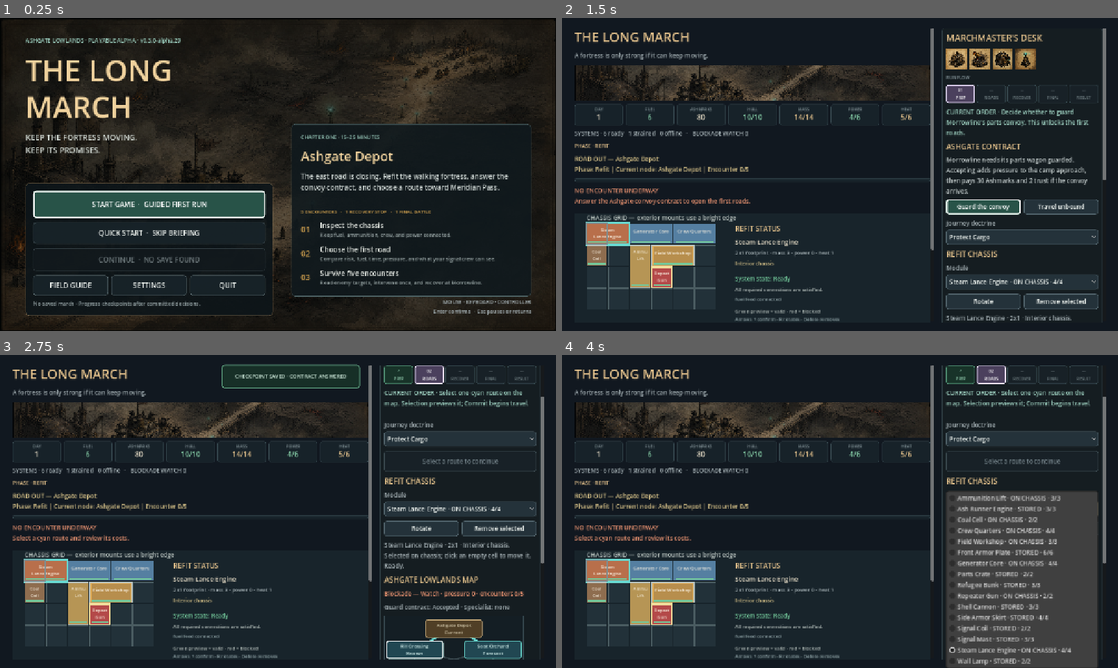
Above: before the commit, frames 1-4 (two rows, left to right).
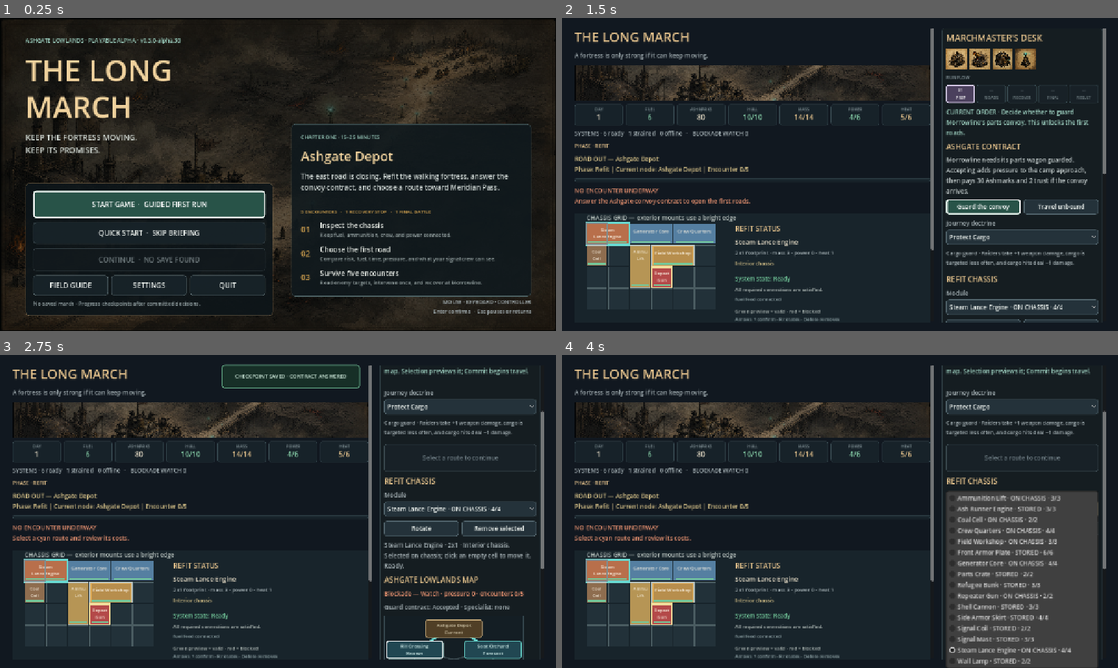
Above: after the commit, the same moments.

Repository: raphaelroshan/the-long-march
Game: Godot game, scene res://scenes/App.tscn
The game is run twice, just before and just after one commit, with the same random seed, the same clock (stepped at 60 frames per second) and the same inputs.
Inputs:
- Up to frame 1 (0.25 s): no input
- Up to frame 2 (1.5 s): click "START GAME · GUIDED FIRST RUN" at 0.5 s; click "Skip briefing" at 1.25 s
- Up to frame 3 (2.75 s): click "Guard the convoy" at 2 s
- Up to frame 4 (4 s): click "Protect Cargo" at 2.75 s; click "Steam Lance Engine · ON CHASS…" at 3.5 s

The runs differ from the first frame. In frame 1, less than 0.1% of the frame differs, in the area x 31-33%, y 6-8%; in frame 2, 3.7%; in frame 3, 3.8%, in the area x 69-98%, y 3-69%; in frame 4, 3.8%.

Commit message:
Expose doctrine tradeoffs before travel

Diff:
--- a/project.godot
+++ b/project.godot
@@ -4,7 +4,7 @@
 
 [application]
 config/name="The Long March"
-config/version="0.3.0-alpha.29"
+config/version="0.3.0-alpha.30"
 run/main_scene="res://scenes/App.tscn"
 config/features=PackedStringArray("4.4", "GL Compatibility")
 
--- a/src/ui/campaign_map.gd
+++ b/src/ui/campaign_map.gd
@@ -70,7 +70,7 @@
 	detail_label.add_theme_color_override("font_color", Color("#c8d1d1"))
 	add_child(detail_label)
 	commit_button = Button.new()
-	commit_button.custom_minimum_size = Vector2(0, 48)
+	commit_button.custom_minimum_size = Vector2(0, 64)
 	commit_button.size_flags_horizontal = Control.SIZE_EXPAND_FILL
 	commit_button.text = "Select a route to continue"
 	commit_button.disabled = true
@@ -195,6 +195,7 @@
 	current_previews = view.get("previews", {}).duplicate(true)
 	var can_depart := bool(view.get("can_depart", false))
 	var departure_block_reason := String(view.get("departure_block_reason", ""))
+	var heat_limit := int(view.get("heat_limit", 6))
 	var show_commit := bool(view.get("show_commit", true))
 	interaction_is_blocked = bool(view.get("interaction_blocked", false))
 	node_statuses.clear()
@@ -240,11 +241,20 @@
 	commit_button.disabled = selected_node.is_empty() or selected_node not in available_nodes or not can_depart or not departure_block_reason.is_empty() or interaction_is_blocked
 	if not selected_node.is_empty() and selected_node in available_nodes:
 		var selected_preview: Dictionary = current_previews.get(selected_node, {})
+		var predicted_heat := int(selected_preview.get("predicted_heat", 0))
+		var overheated := predicted_heat > heat_limit
+		var commit_fill := Color("#55312d") if overheated else Color("#285348")
+		var commit_border := Color("#ef8375") if overheated else Color("#73c99b")
+		commit_button.add_theme_stylebox_override("normal", _style(commit_fill, commit_border, 2))
+		commit_button.add_theme_stylebox_override("hover", _style(commit_fill.lightened(0.08), commit_border.lightened(0.1), 2))
+		commit_button.add_theme_stylebox_override("pressed", _style(commit_fill.darkened(0.08), Color("#ffffff"), 2))
+		commit_button.add_theme_stylebox_override("focus", _style(commit_fill, Color("#ffffff"), 3))
 		if not departure_block_reason.is_empty() or not can_depart:
 			commit_button.text = "DEPARTURE BLOCKED\n%s" % (departure_block_reason.to_upper() if not departure_block_reason.is_empty() else "FORTRESS NOT READY")
 			commit_button.tooltip_text = departure_block_reason if not departure_block_reason.is_empty() else "The fortress cannot depart in its current state."
 		else:
-			commit_button.text = "COMMIT · %s\n%d day(s) · %d fuel · %.0f%% risk · pressure +%d" % [String(SHORT_NAMES.get(selected_node, selected_node)), int(selected_preview.get("days", 0)), int(selected_preview.get("fuel", 0)), float(selected_preview.get("risk", 0.0)) * 100.0, int(selected_preview.get("pressure_gain", 0))]
+			var days := int(selected_preview.get("days", 0))
+			commit_button.text = "COMMIT · %s\n%d DAY%s · %d FUEL · %.0f%% RISK\nHEAT %d/%d · PRESSURE +%d" % [String(SHORT_NAMES.get(selected_node, selected_node)), days, "" if days == 1 else "S", int(selected_preview.get("fuel", 0)), float(selected_preview.get("risk", 0.0)) * 100.0, predicted_heat, heat_limit, int(selected_preview.get("pressure_gain", 0))]
 			commit_button.tooltip_text = "Pay the displayed route costs and begin this encounter."
 		_show_node_detail(selected_node)
 	elif not available_nodes.is_empty():
--- a/src/ui/main.gd
+++ b/src/ui/main.gd
@@ -15,6 +15,11 @@
 const SAVE_PATH := "user://the_long_march_prototype.save"
 const ONBOARDING_PATH := "user://the_long_march_onboarding_v1.complete"
 const RUN_FLOW_STEPS := ["PREP", "ROADS", "RECOVER", "FINAL", "RESULT"]
+const DOCTRINE_DESCRIPTIONS := {
+	"protect_cargo": "Cargo guard · Raiders take +1 weapon damage, cargo is targeted less often, and cargo hits deal −1 damage.",
+	"protect_crew": "Crew guard · Climbers and the Siege Beast take +1 weapon damage, while crew rooms are targeted less and take −1 damage.",
+	"run_hot": "Overdrive · All attacks gain +1 damage, but the fortress gains +2 heat; overheating raises route risk and incoming damage."
+}
 const ONBOARDING_LABELS := ["COMMAND", "CHASSIS", "ROUTE", "SURVIVE"]
 const ONBOARDING_STEPS := [
 	{
@@ -69,6 +74,7 @@
 var refit_actions: Control
 var route_group: Control
 var doctrine_group: Control
+var doctrine_detail_label: Label
 var intervention_title: Label
 var intervention_help_label: Label
 var settlement_title: Label
@@ -427,6 +433,12 @@
 	doctrine_option.item_selected.connect(_on_departure_option_changed)
 	doctrine_group = _labeled_control("Journey doctrine", doctrine_option)
 	controls.add_child(doctrine_group)
+	doctrine_detail_label = Label.new()
+	doctrine_detail_label.autowrap_mode = TextServer.AUTOWRAP_WORD_SMART
+	doctrine_detail_label.custom_minimum_size = Vector2(320, 48)
+	doctrine_detail_label.add_theme_font_size_override("font_size", 12)
+	doctrine_detail_label.add_theme_color_override("font_color", Color("#aab6ba"))
+	controls.add_child(doctrine_detail_label)
 
 	refit_title = Label.new()
 	refit_title.text = "REFIT CHASSIS"
@@ -544,7 +556,7 @@
 	campaign_commit_button = campaign_map.commit_button
 	campaign_map.remove_child(campaign_commit_button)
 	controls.add_child(campaign_commit_button)
-	controls.move_child(campaign_commit_button, doctrine_group.get_index() + 1)
+	controls.move_child(campaign_commit_button, doctrine_detail_label.get_index() + 1)
 
 	campaign_event_title = Label.new()
 	campaign_event_title.add_theme_font_size_override("font_size", 17)
@@ -1439,6 +1451,7 @@
 		"previews": previews,
 		"can_depart": phase_can_depart,
 		"departure_block_reason": departure_block_reason,
+		"heat_limit": LongMarchState.BASE_HEAT_LIMIT,
 		"show_commit": state.campaign_active and planning_phase,
 		"interaction_blocked": contract_offered or not state.campaign_event_pending.is_empty()
 	})
@@ -1517,6 +1530,15 @@
 	refit_label.visible = is_refit_phase
 	route_group.visible = state.phase == "refit" and not state.campaign_active
 	doctrine_group.visible = state.phase in ["refit", "map", "settlement"]
+	doctrine_detail_label.visible = doctrine_group.visible
+	var selected_doctrine := _selected_id(doctrine_option)
+	doctrine_detail_label.text = String(DOCTRINE_DESCRIPTIONS.get(selected_doctrine, "Choose how the fortress protects itself on the next road."))
+	doctrine_detail_label.add_theme_color_override("font_color", Color("#e8c58e") if selected_doctrine == "run_hot" else Color("#aab6ba"))
+	if selected_doctrine == "run_hot":
+		var predicted_doctrine_heat := state.total_heat() + 2
+		if predicted_doctrine_heat > LongMarchState.BASE_HEAT_LIMIT:
+			doctrine_detail_label.text = "OVERHEAT WARNING · Predicted heat %d/%d. %s" % [predicted_doctrine_heat, LongMarchState.BASE_HEAT_LIMIT, doctrine_detail_label.text]
+			doctrine_detail_label.add_theme_color_override("font_color", Color("#ef8375"))
 	route_option.disabled = state.phase != "refit"
 	doctrine_option.disabled = state.phase in ["battle", "final_battle", "results"]
 	travel_button.visible = state.phase == "refit" and not state.campaign_active
@@ -1572,7 +1594,7 @@
 		elif not selected_campaign_node_id.is_empty():
 			var selected_preview := state.campaign_node_preview(selected_campaign_node_id, _selected_id(doctrine_option))
 			var block_reason := _campaign_departure_block_reason(selected_campaign_node_id)
-			route_preview_label.text = "Selected %s — %d day(s), %d fuel, %.0f%% risk, pressure +%d.%s" % [String(selected_preview.get("name", selected_campaign_node_id)), int(selected_preview.get("days", 0)), int(selected_preview.get("fuel", 0)), float(selected_preview.get("risk", 0.0)) * 100.0, int(selected_preview.get("pressure_gain", 0)), " Departure blocked: %s." % block_reas …(72 unchanged characters)…
+			route_preview_label.text = "Selected %s — %d day(s), %d fuel, %.0f%% risk, pressure +%d, heat %d/%d.%s" % [String(selected_preview.get("name", selected_campaign_node_id)), int(selected_preview.get("days", 0)), int(selected_preview.get("fuel", 0)), float(selected_preview.get("risk", 0.0)) * 100.0, int(selected_preview.get("pressure_gain", 0)), int(selected_preview.get("predicted_heat", 0)), LongMarchState.BASE_HEAT_LIMIT, " Departure blocked: %s." % block_reas …(72 unchanged characters)…
 		else:
 			route_preview_label.text = "Select a forward node to review it. Signal readiness and Iven Pell improve how much each route reveals."
 	elif state.phase == "refit":
--- a/tests/test_prototype_flow.gd
+++ b/tests/test_prototype_flow.gd
@@ -83,6 +83,14 @@
 	_expect(game.state.phase == "refit", "prototype should begin in Ashgate refit")
 	_expect(game.current_run_flow_step == 0 and game.run_flow_labels[0].text.contains("PREP"), "the stage tracker should begin at fortress preparation")
 	_expect(game.metric_labels.size() == 7 and game.metric_labels["fuel"].text == "6", "the HUD should expose the seven core operating resources")
+	_expect(game.doctrine_detail_label.text.contains("Raiders") and game.doctrine_detail_label.text.contains("−1 damage"), "the default doctrine should explain its real targeting and mitigation effects")
+	game.doctrine_option.select(2)
+	game.doctrine_option.item_selected.emit(2)
+	await process_frame
+	_expect(game.doctrine_detail_label.text.contains("+2 heat") and game.doctrine_detail_label.text.contains("incoming damage"), "Run Hot should disclose both its offensive benefit and thermal risk")
+	game.doctrine_option.select(0)
+	game.doctrine_option.item_selected.emit(0)
+	await process_frame
 	var generator_index := _module_picker_index("generator_core")
 	game.module_option.select(generator_index)
 	game.module_option.item_selected.emit(generator_index)
@@ -109,6 +117,15 @@
 	_expect(game.campaign_map.status_for("rill_crossing") == "available" and not game.campaign_map.button_for("rill_crossing").disabled, "answering the contract should activate the opening map nodes")
 	_expect(game.campaign_map.button_for("rill_crossing").has_focus(), "resolving the contract should hand controller focus to the first route")
 	_expect(game.right_scroll.get_global_rect().encloses(game.campaign_map.button_for("rill_crossing").get_global_rect()), "route focus should scroll the selected action fully into view")
+	game.doctrine_option.select(2)
+	game.doctrine_option.item_selected.emit(2)
+	game.campaign_map.button_for("rill_crossing").pressed.emit()
+	await process_frame
+	_expect(game.doctrine_detail_label.text.begins_with("OVERHEAT WARNING") and game.campaign_map.commit_button.text.contains("HEAT 7/6"), "an overheating doctrine should expose predicted heat in the route commitment")
+	game.doctrine_option.select(0)
+	game.doctrine_option.item_selected.emit(0)
+	game.selected_campaign_node_id = ""
+	game._refresh_ui()
 	var available_fuel: int = game.state.fuel
 	game.state.fuel = 0
 	game._refresh_ui()
Not shown, changed: export_presets.cfg
Not shown, changed: README.md
Not shown, changed: docs/decision_log.md
